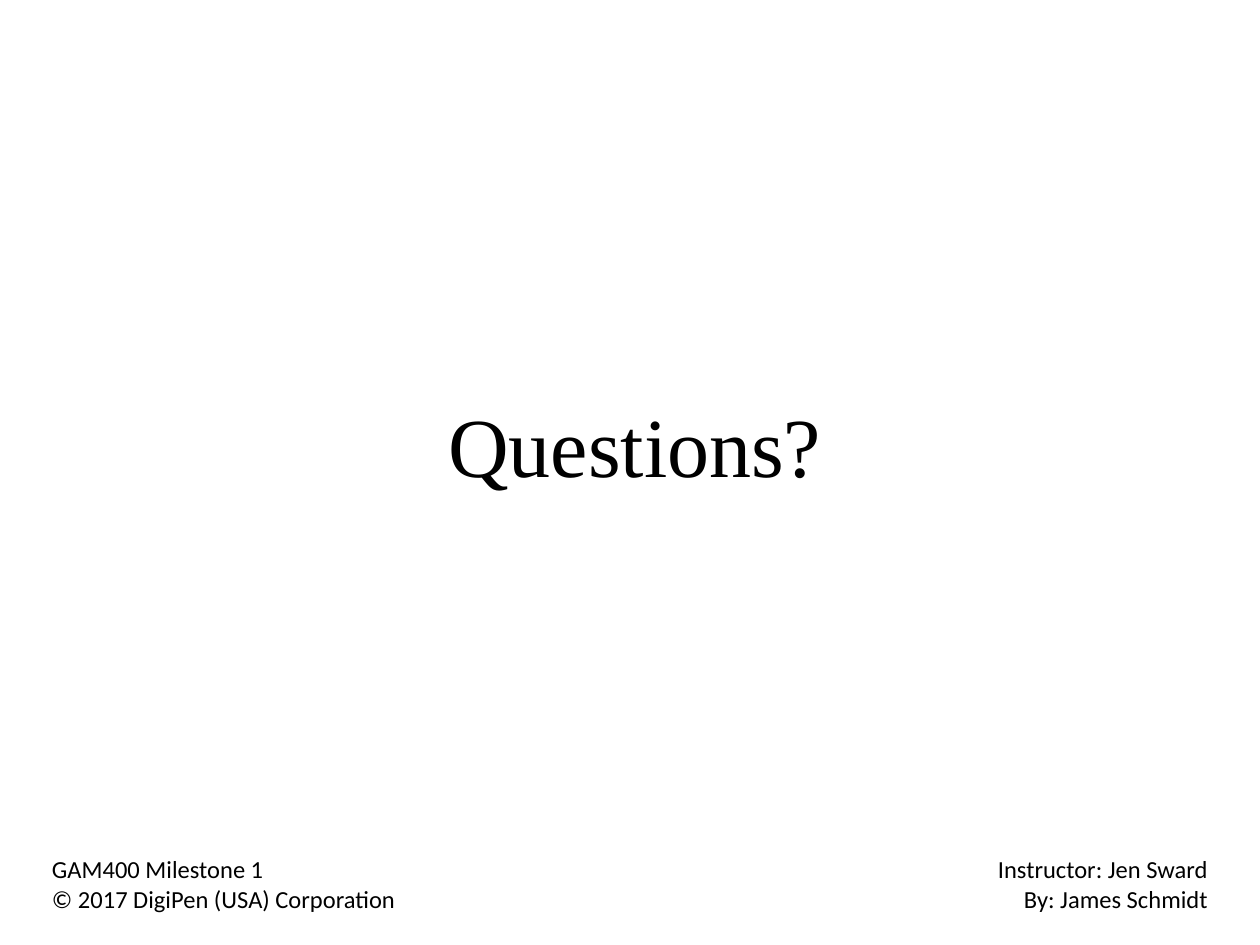
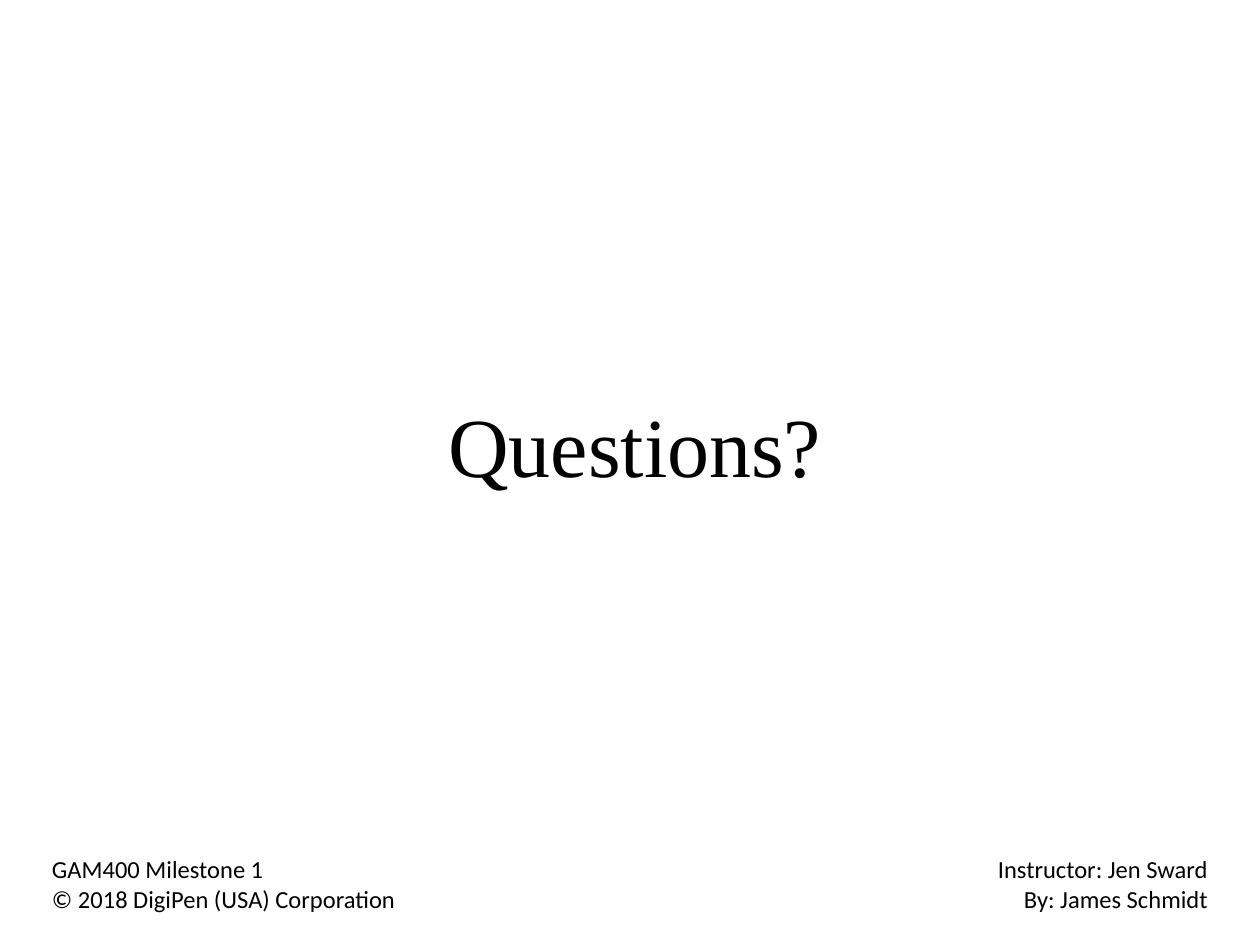
Before and after one commit to NekoTenshi87/SInput, a slide deck: slide 10 of Docs/Milestone1.pptx (slide 8 before the commit). Drawn at 1260x945 pixels with LibreOffice and Linux fonts; fonts in the diff are those of the drawing; background and template pictures are left out. Boxes give left, top, right and bottom in pixels: in the first picture for what was removed or moved away, otherwise in the second. Text is boxed around its words. In the diff, an @@ line names an element or a change of style, - is before the commit and + after.

```diff
--- a/Docs/Milestone1.pptx
+++ b/Docs/Milestone1.pptx
@@ text at bbox=[78, 890, 394, 913]: text changed @@
-© 2017 DigiPen (USA) Corporation
+© 2018 DigiPen (USA) Corporation
```
Also in this commit, not shown: 7 other slides changed, 2 slides added, 26 other files.
